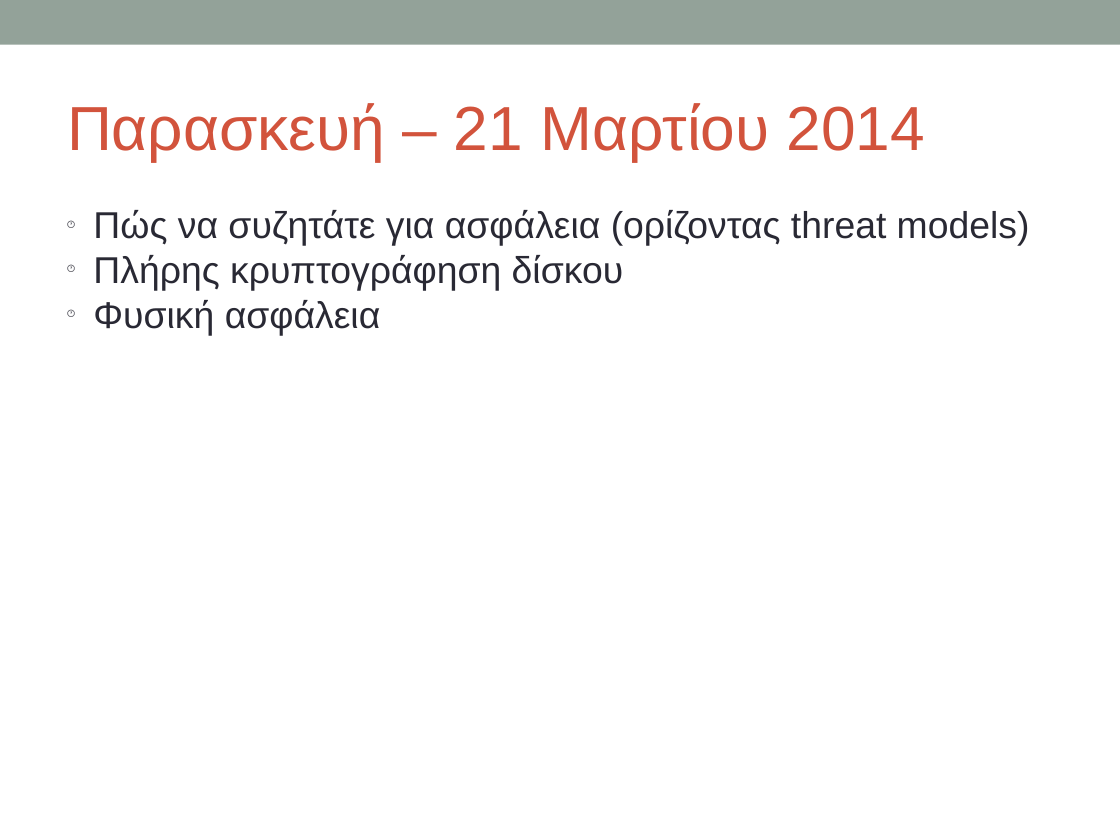
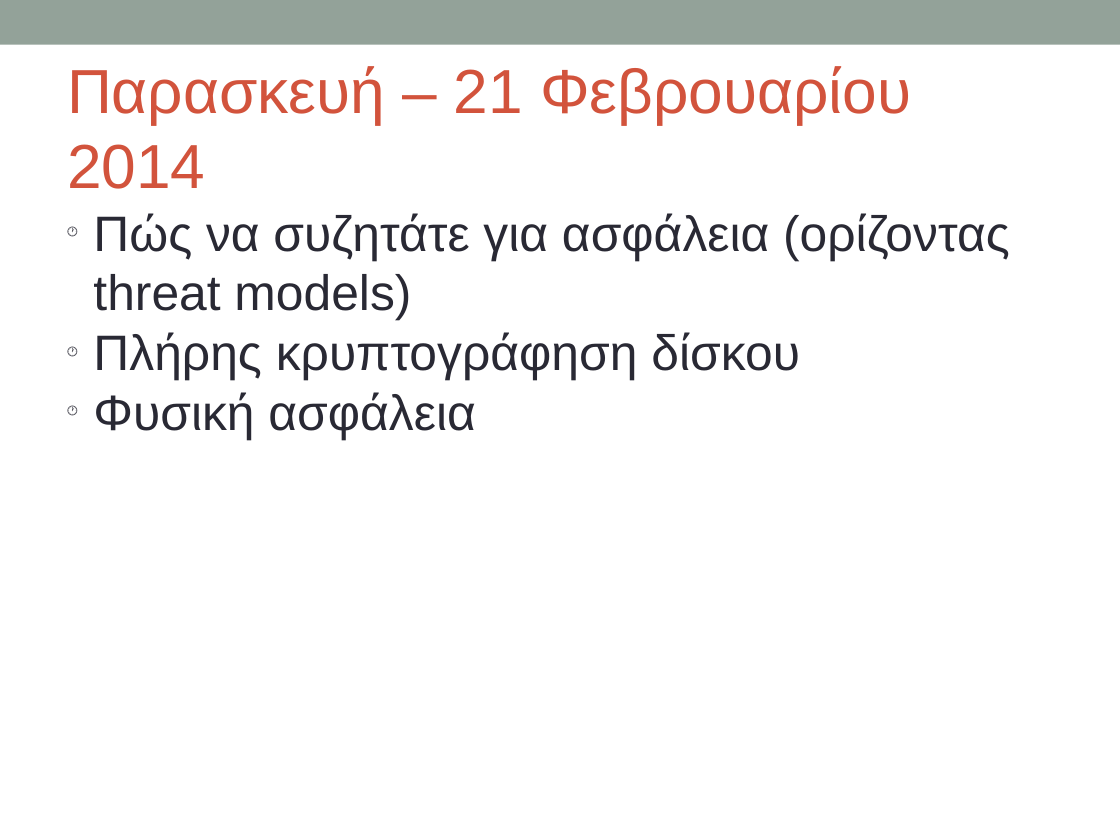
Before and after one commit to gtklocker/security-class, a slide deck: slide 8 of slides/00_administrativa.pptx. Drawn at 1120x840 pixels with LibreOffice and Linux fonts; fonts in the diff are those of the drawing. Boxes give left, top, right and bottom in pixels: in the first picture for what was removed or moved away, otherwise in the second. Text is boxed around its words. In the diff, an @@ line names an element or a change of style, - is before the commit and + after.

```diff
--- a/slides/00_administrativa.pptx
+++ b/slides/00_administrativa.pptx
@@ text at (x1=67, y1=66, x2=911, y2=189): text changed @@
-Παρασκευή – 21 Μαρτίου 2014
+Παρασκευή – 21 Φεβρουαρίου 2014
@@ text "Πώς να συζητάτε για ασφάλεια ..." at (x1=93, y1=213, x2=1010, y2=440): size 24 to 32 pt @@
```
Also in this commit, not shown: 8 other slides changed, 1 other file.
